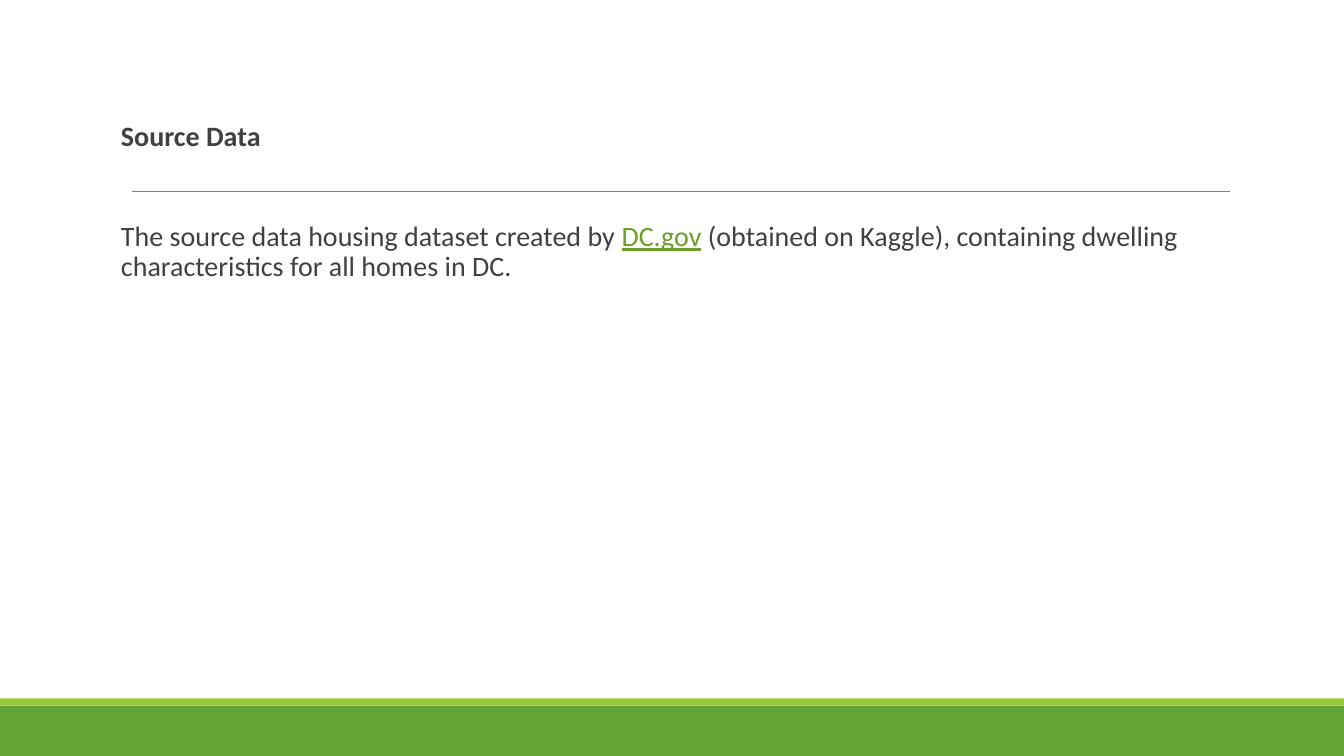
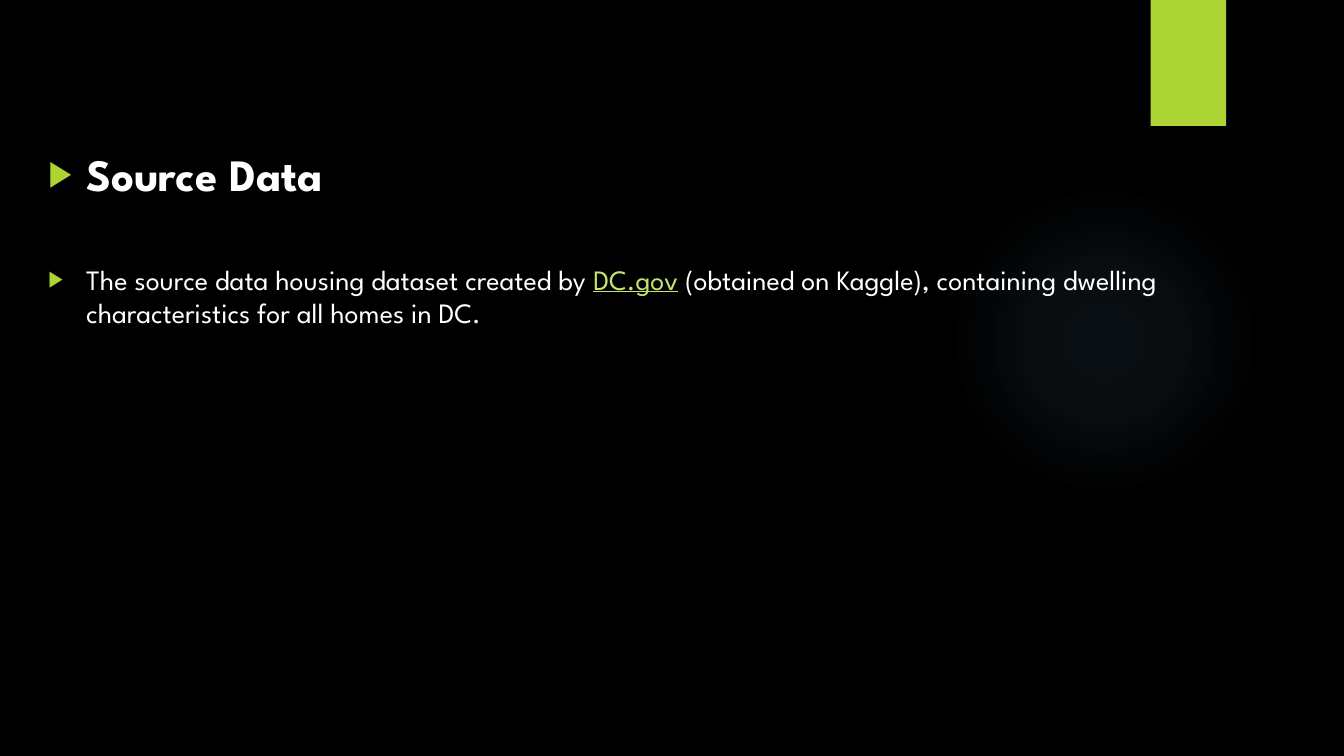
Before and after one commit to crm105/DATS6101_DataScience, a slide deck: slide 4 of eda_project/Dwellings prices in the DC metropolitan area.pptx. Drawn at 1344x756 pixels with LibreOffice and Linux fonts; fonts in the diff are those of the drawing; background and template pictures are left out. Boxes give left, top, right and bottom in pixels: in the first picture for what was removed or moved away, otherwise in the second. Text is boxed around its words. In the diff, an @@ line names an element or a change of style, - is before the commit and + after.

```diff
--- a/eda_project/Dwellings prices in the DC metropolitan area.pptx
+++ b/eda_project/Dwellings prices in the DC metropolitan area.pptx
@@ background #FFFFFF to picture (left out) @@
@@ rectangle added at box(1150, 0, 1226, 126), fill #ACD433 @@
@@ text "Source Data": place and size @@
-text "Source Data" at box(121, 127, 1178, 276)
+text "Source Data" at box(86, 161, 1156, 324)
@@ text "Source Data" at box(86, 161, 1156, 324): size 20 to 32 pt in "Source Data"; font Calibri to League Spartan, text colour #404040 to #FFFFFF; text colour #6B9F25 to #C4E46E in "DC.gov"; bullet   to ▶; line spacing 0.9 to 1; less space between paragraphs; bullet colour #99CB38 to #ACD433 @@
@@ line removed from (132, 192) to (1231, 192) @@
@@ ellipse added at box(949, 185, 1259, 495), fill gradient #7AC4F0 @@
@@ rectangle removed at box(0, 706, 1344, 756) @@
@@ rectangle removed at box(0, 699, 1344, 706) @@
```
Also in this commit, not shown: 3 other slides changed, 5 slides added.
